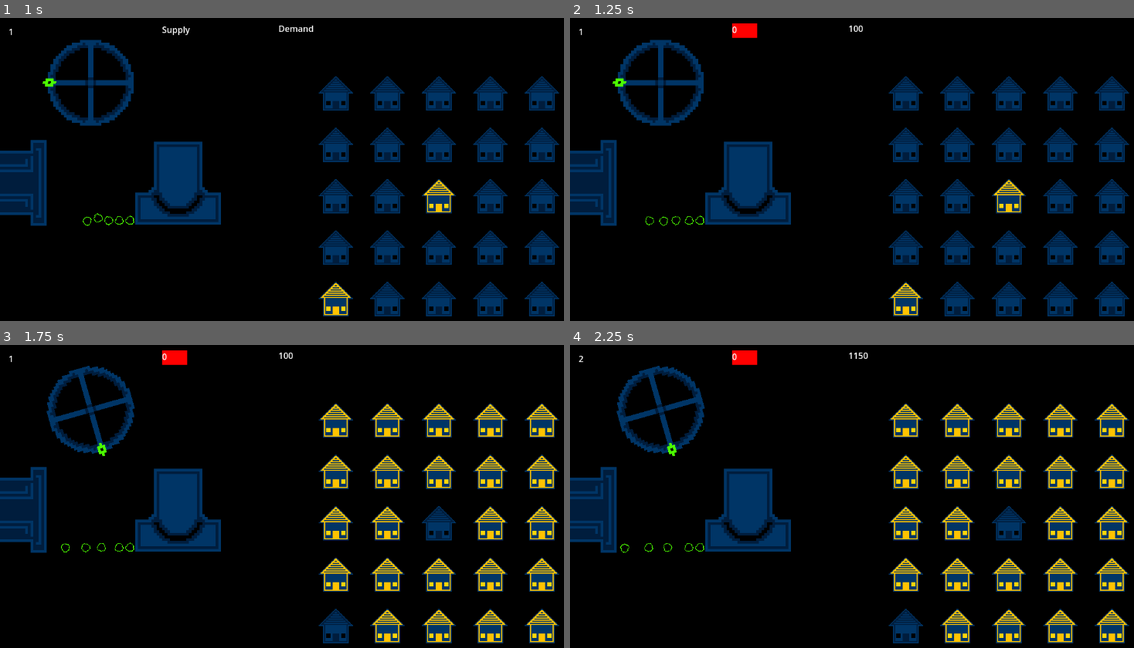
Above: before the commit, frames 1-4 (two rows, left to right).
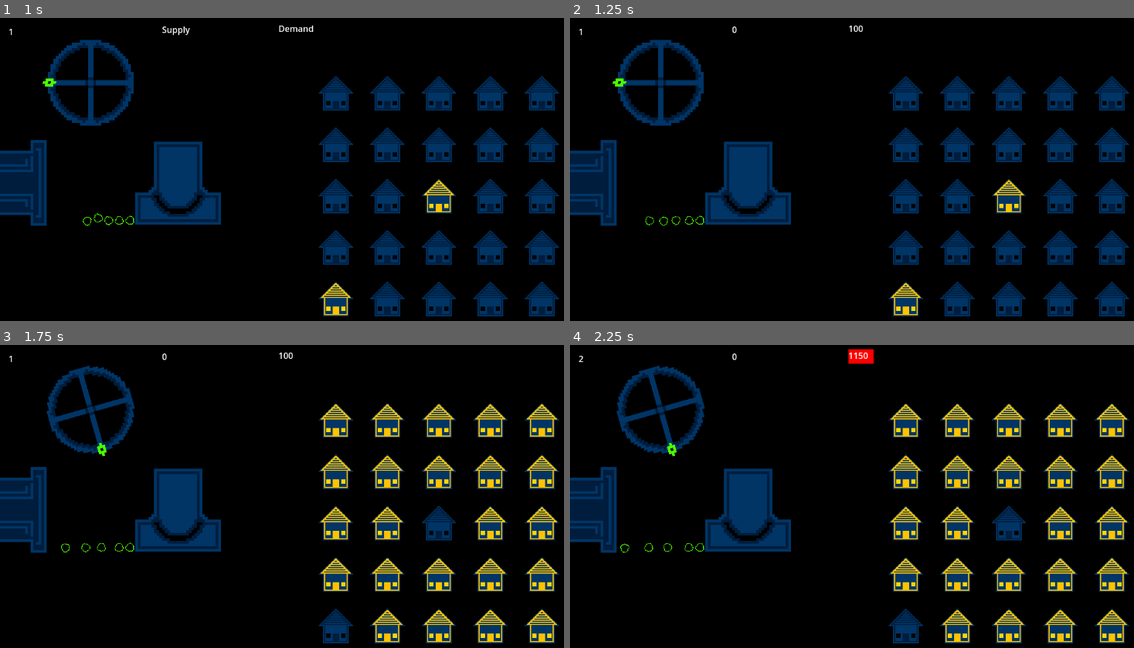
Above: after the commit, the same moments.

Repository: CWmain/BigModeGameJam2025
Game: Godot game, scene res://Levels/main_scene.tscn
The game is run twice, just before and just after one commit, with the same random seed, the same clock (stepped at 60 frames per second) and the same inputs.
Inputs (mouse positions are in pixels of both pictures, inside the frame that each line leads up to):
- Up to frame 1 (1 s): move the mouse to (50, 81) at 0.52 s; press the mouse at (50, 81) at 0.53 s
- Up to frame 2 (1.25 s): no input
- Up to frame 3 (1.75 s): move the mouse to (129, 548) at 1.27 s; release the mouse at (129, 548) at 1.28 s; tap T (Test_Click) at 1.35 s
- Up to frame 4 (2.25 s): move the mouse to (688, 548) at 2.02 s; press the mouse at (688, 548) at 2.03 s

Frame 1 is identical in both runs. In frame 2, 0.2% of the frame differs, in the area x 28-34%, y 1-7%; in frame 3, 0.2%; in frame 4, 0.4%, in the area x 28-54%, y 1-7%.

Commit message:
Removed logic from displays, is now calculated in manager

Diff:
--- a/Objects/Displays/Demand/demand.gd
+++ b/Objects/Displays/Demand/demand.gd
@@ -11,7 +11,7 @@
 func _on_updateLabel():
 	label.text = str(m.totalDemand)
 
-	if m.totalDemand < m.totalSupply - 50:
+	if m.overDemand:
 		color_rect.color = Color(255,0,0)
 	else:
 		color_rect.color = Color(0,0,0)
--- a/Objects/Displays/Supply/supply.gd
+++ b/Objects/Displays/Supply/supply.gd
@@ -10,7 +10,7 @@
 
 func _on_updateLabel():
 	label.text = str(m.totalSupply)
-	if m.totalSupply < m.totalDemand - 50:
+	if m.overSupply:
 		color_rect.color = Color(255,0,0)
 	else:
 		color_rect.color = Color(0,0,0)
